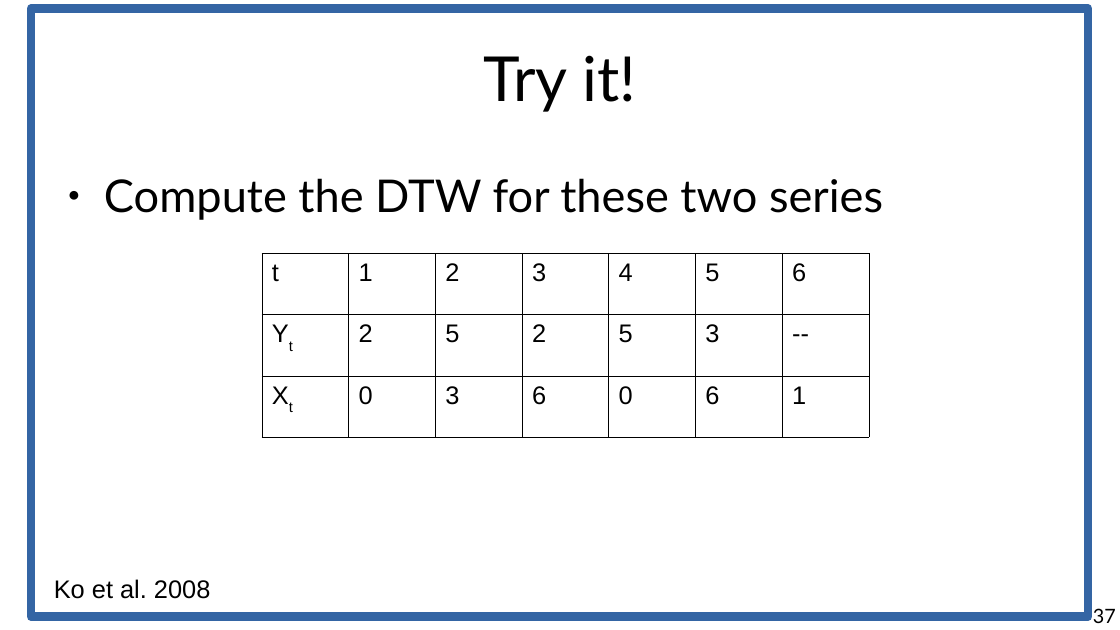
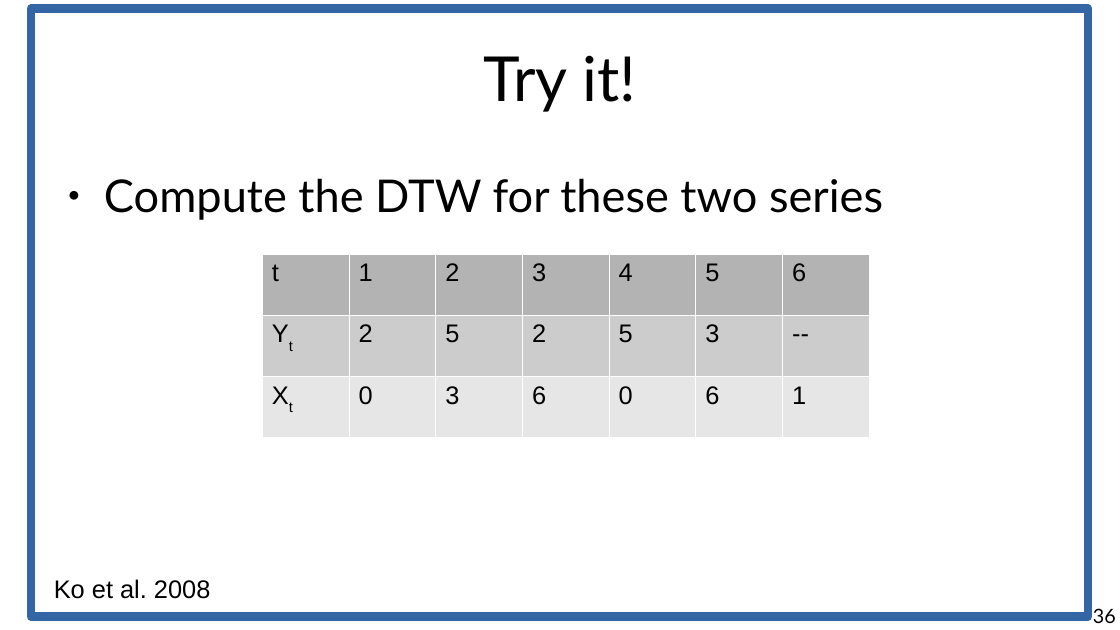
Before and after one commit to marco-calautti/data-mining-course, a slide deck: slide 36 of theory/tt11_time_series.odp (slide 37 before the commit). Drawn at 1120x630 pixels with LibreOffice and Linux fonts; fonts in the diff are those of the drawing. Boxes give left, top, right and bottom in pixels: in the first picture for what was removed or moved away, otherwise in the second. Text is boxed around its words. In the diff, an @@ line names an element or a change of style, - is before the commit and + after.

```diff
--- a/theory/tt11_time_series.odp
+++ b/theory/tt11_time_series.odp
@@ table at [262,254,867,437] @@
@@ fill none to #B3B3B3 in row 1 @@
@@ fill none to #CCCCCC in row 2 @@
@@ fill none to #E6E6E6 in row 3 @@
@@ borders changed @@
@@ page number at [1093,608,1116,623]: text changed @@
-37
+36
```
Also in this commit, not shown: 5 other slides changed, 19 slides added, 3 slides removed.
